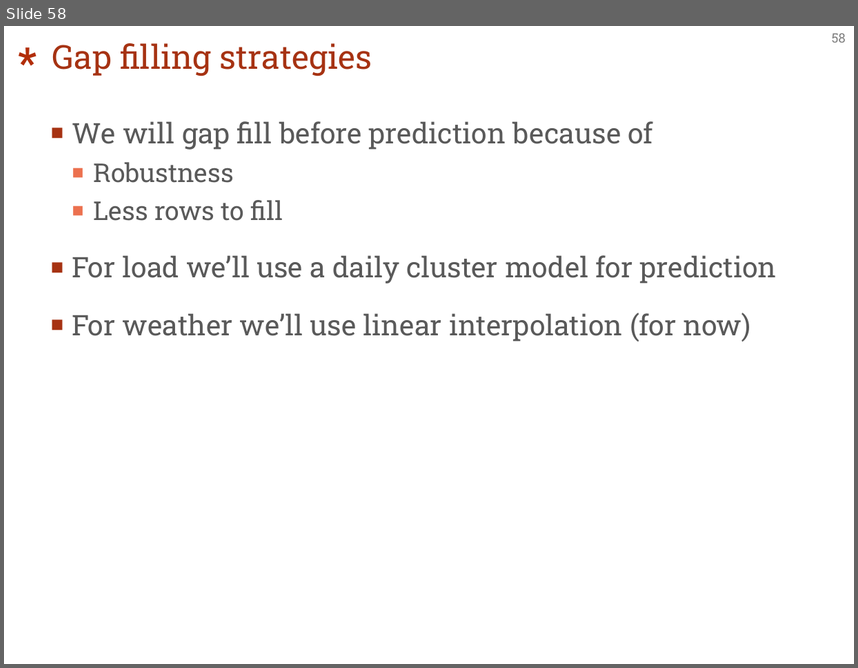
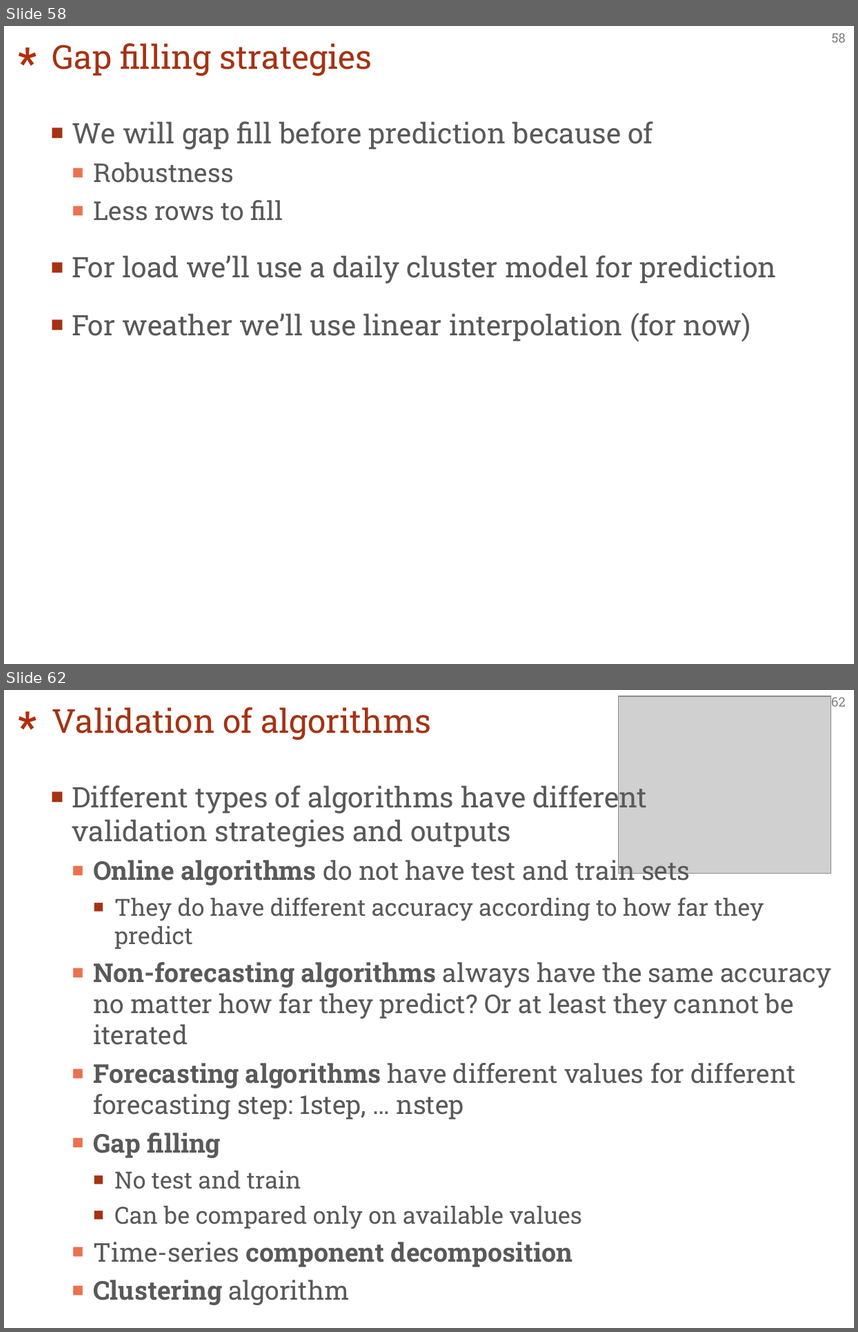
Before and after one commit to EBlonkowski/tshandy, a slide deck: architecture/architecture.pptx. Shown one above the other, each under a label of ours: slide 58 before the commit, slides 58 and 62 after it; the slides between them are not shown. The pictures are 858x668 and 858x1332 pixels, drawn with LibreOffice and Linux fonts; fonts in the diff are those of the drawing; grey boxes stand for pictures. Boxes give left, top, right and bottom in pixels: in the first picture for what was removed or moved away, otherwise in the second. Text is boxed around its words. In the diff, an @@ line names an element or a change of style, - is before the commit and + after.

Commit message:
More detailed algorithm metrics
Algorithm meta can now support a list of tables and a list of graphs for
algorithms that need to store and display more complex performance
metrics.

```diff
--- a/architecture/architecture.pptx
+++ b/architecture/architecture.pptx
@@ slide 62 added at box(4, 690, 854, 1328), background #FFFFFF; not listed: 2 template elements that a slide beside it also shows @@
@@ title added at box(52, 707, 431, 740), 28 pt, text #A63212 @@
+Validation of algorithms
@@ picture added at box(619, 696, 831, 873) @@
@@ text added at box(72, 781, 831, 1305), 22 pt, text #595959 @@
+■ Different types of algorithms have different
+  validation strategies and outputs
+  ■ Online algorithms do not have test and train sets
+    ■ They do have different accuracy according to how far they predict
+  ■ Non-forecasting algorithms always have the same accuracy no matter how far they predict? Or at least they cannot be iterated
+  ■ Forecasting algorithms have different values for different forecasting step: 1step, … nstep
+  ■ Gap filling
+    ■ No test and train
+    ■ Can be compared only on available values
+  ■ Time-series component decomposition
+  ■ Clustering algorithm
```
Also in this commit, not shown: 13 other slides added, 5 other files.
